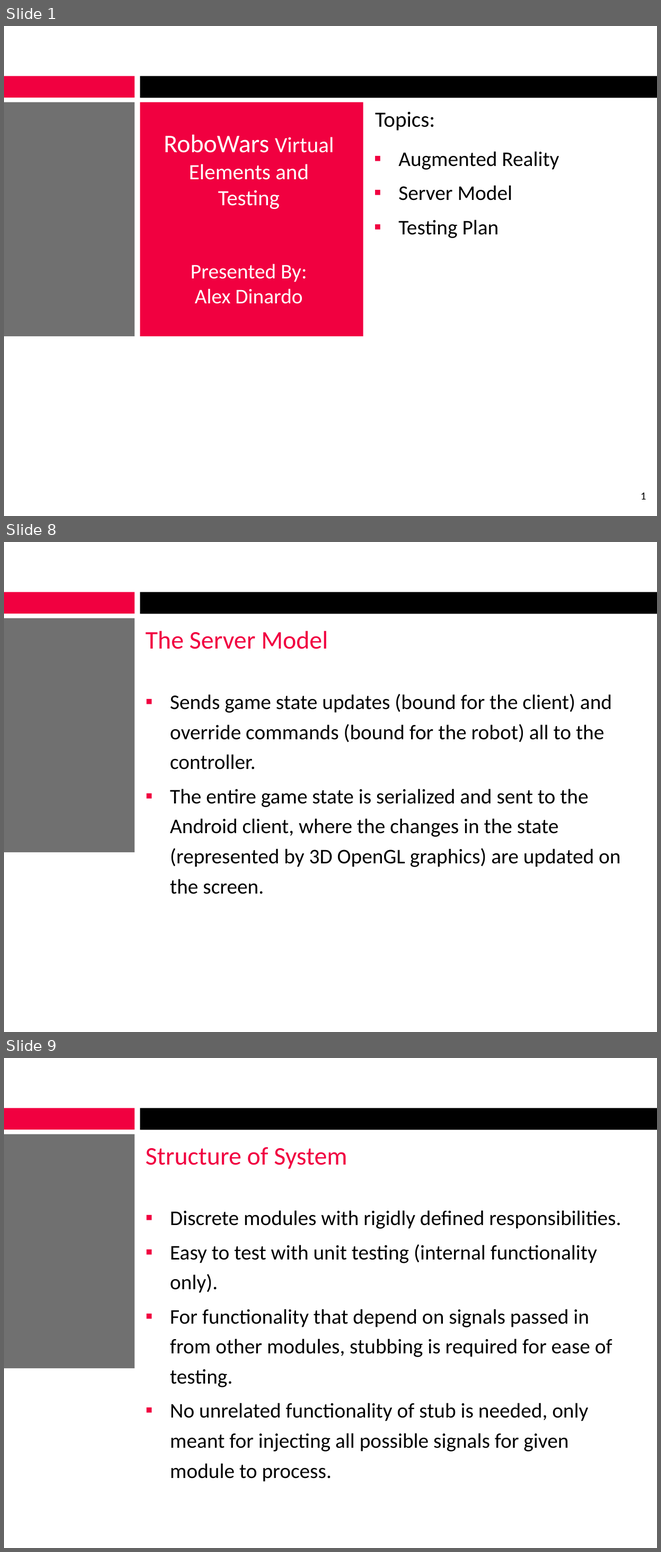
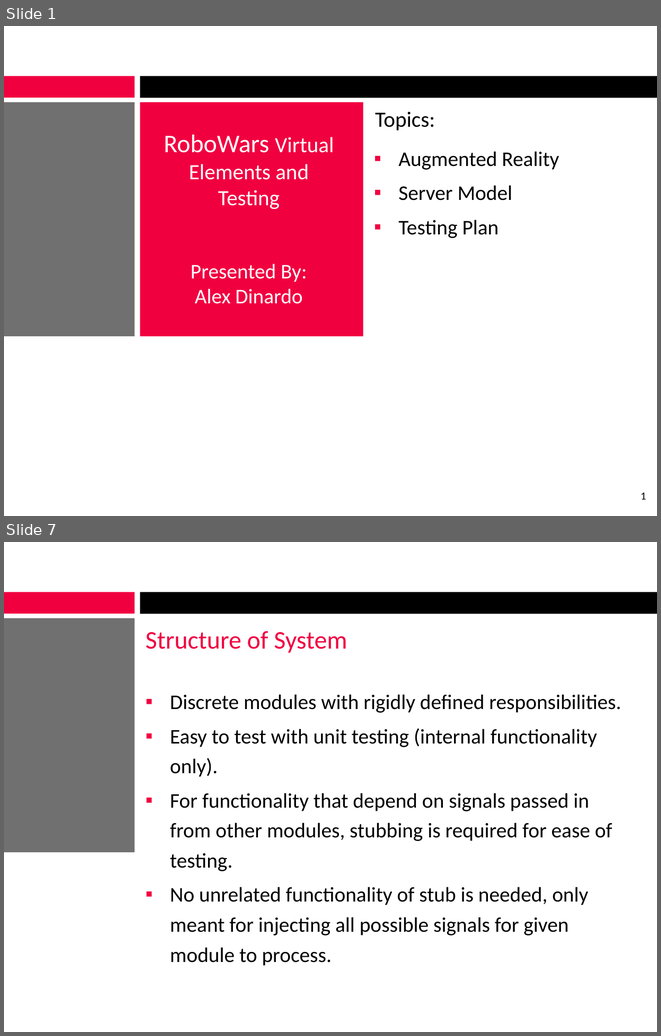
Before and after one commit to alexcraig/RoboWars, a slide deck: docs/presentation_slides/RoboWarsPresentation_AlexDinardo.pptx. Shown one above the other, each under a label of ours: slides 1, 8 and 9 before the commit, slides 1 and 7 after it; the slides between them are not shown. The pictures are 661x1552 and 661x1036 pixels, drawn with LibreOffice and Linux fonts; fonts in the diff are those of the drawing; background and template pictures are left out. Boxes give left, top, right and bottom in pixels: in the first picture for what was removed or moved away, otherwise in the second. Text is boxed around its words. In the diff, an @@ line names an element or a change of style, - is before the commit and + after.

```diff
--- a/docs/presentation_slides/RoboWarsPresentation_AlexDinardo.pptx
+++ b/docs/presentation_slides/RoboWarsPresentation_AlexDinardo.pptx
@@ slide 8 removed at bbox=[4, 542, 657, 1032], background #FFFFFF; not listed: 3 template elements that a slide beside it also shows @@
@@ title removed at bbox=[146, 631, 328, 649] @@
-The Server Model
@@ text removed at bbox=[170, 694, 620, 894] @@
-▪ Sends game state updates (bound for the client) and override commands (bound for the robot) all to the controller.
-▪ The entire game state is serialized and sent to the Android client, where the changes in the state (represented by 3D OpenGL graphics) are updated on the screen.
@@ what was slide 9 is now slide 7 @@
```
Also in this commit, not shown: 11 slides changed, 1 other slide removed, 3 other files.
